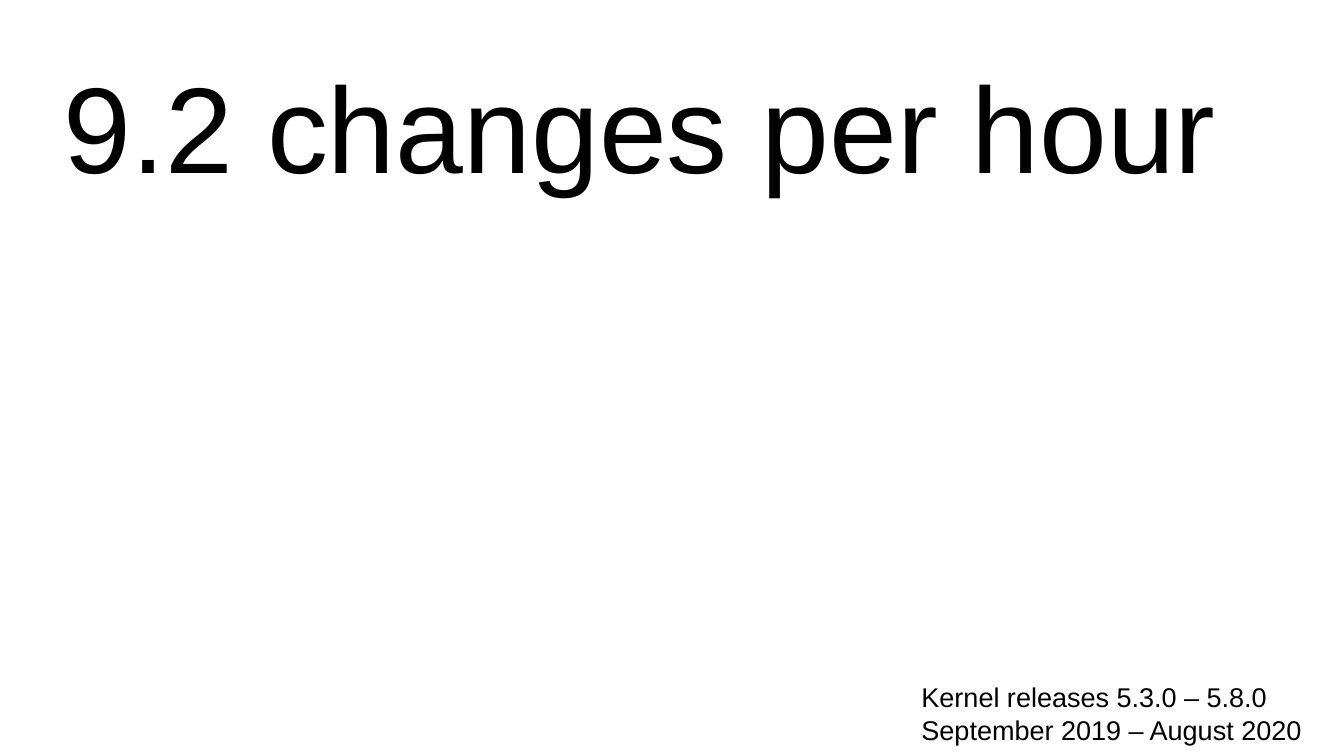
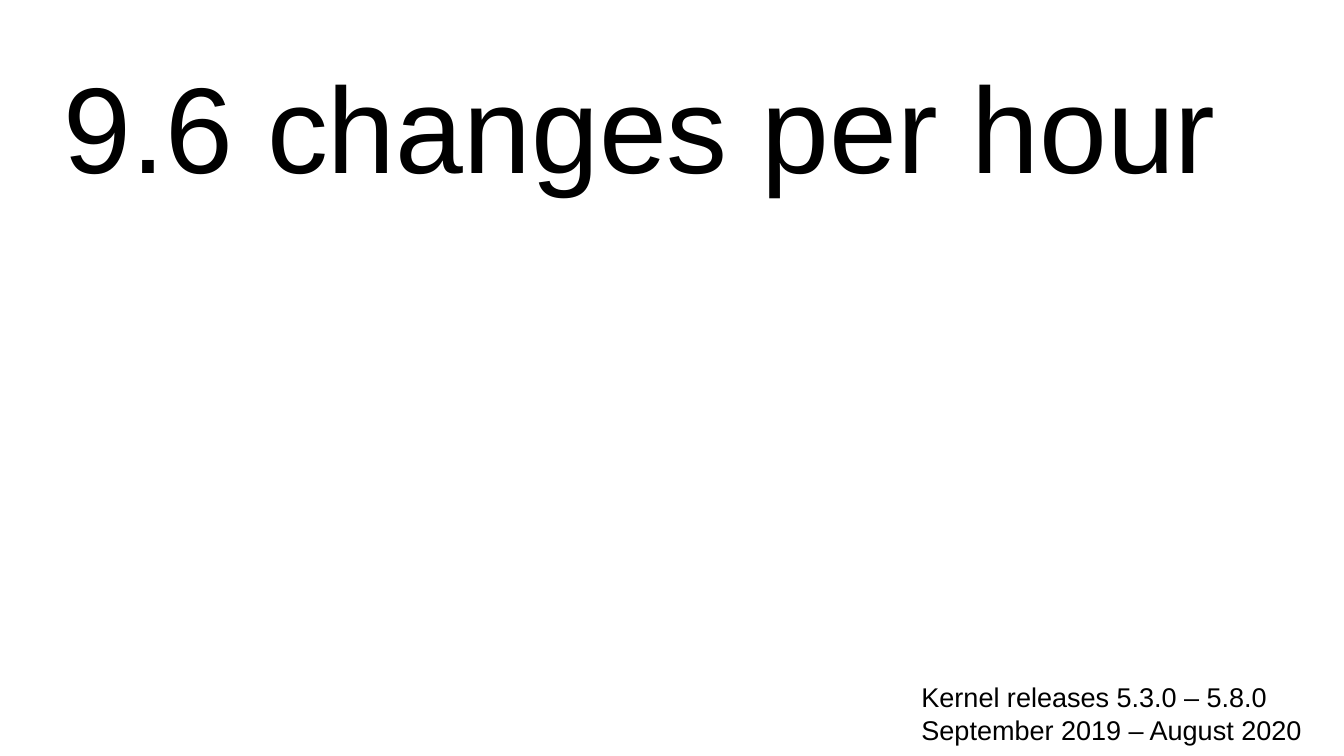
Before and after one commit to gregkh/kernel-development, a slide deck: slide 6 of kernel-development-wide.odp. Drawn at 1344x756 pixels with LibreOffice and Linux fonts; fonts in the diff are those of the drawing. Boxes give left, top, right and bottom in pixels: in the first picture for what was removed or moved away, otherwise in the second. Text is boxed around its words. In the diff, an @@ line names an element or a change of style, - is before the commit and + after.

```diff
--- a/kernel-development-wide.odp
+++ b/kernel-development-wide.odp
@@ text at (64,84,1216,195): text changed @@
-9.2 changes per hour
+9.6 changes per hour
```
Also in this commit, not shown: 22 other slides changed, 3 slides added, 1 slide removed, 1 other file.
